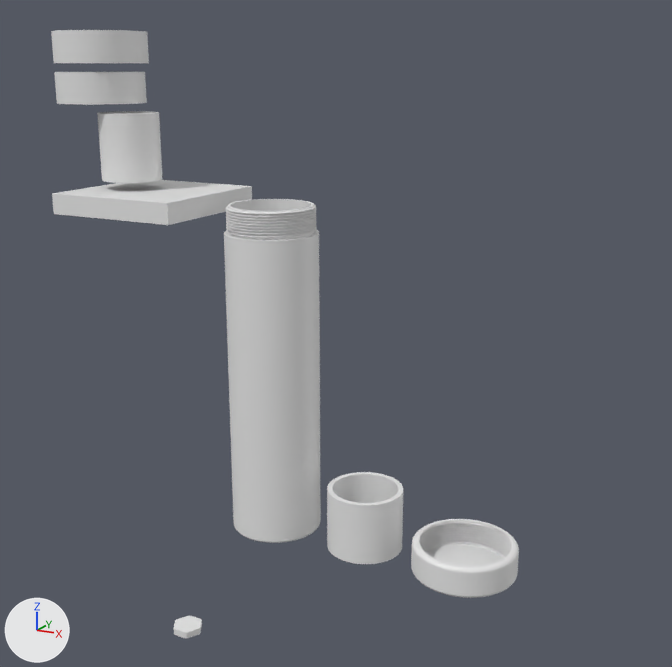
The Blender file Enclosure/ogk-v0.1-166x45x3x8.blend, before and after one commit.
Rendered twice from a 50 mm lens placed at (232.0, -372.0, 145.0), pointed at (5.0, 55.0, 6.0). Every picture has the same lights, and +X, +Y and +Z are marked at lower left.
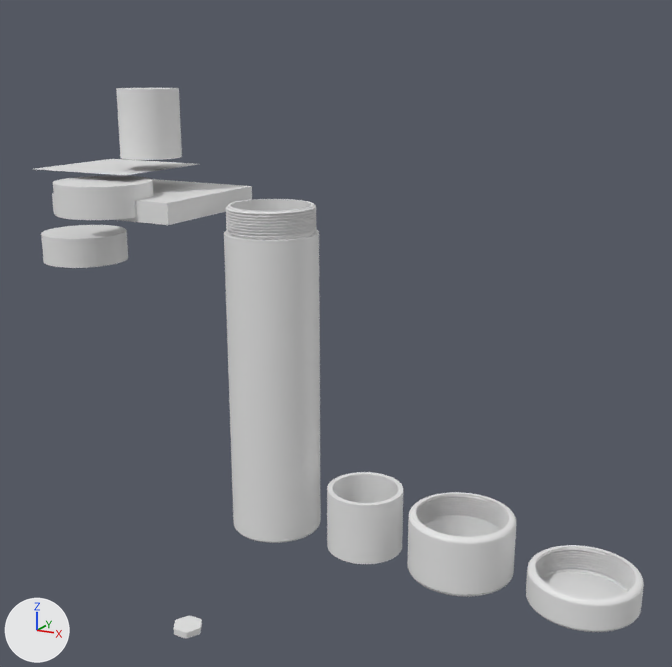
Commit message: Extended cap with 14mm

Location of each change, [x1, y1, x2, y2] in pixels of the pictures (672 x 667 px; the box of a moved part takes in the faces that stretch with it):
'Cylinder.007', reshaped, moved (32% taller)
    before: [411, 519, 519, 598]
    after: [407, 492, 516, 597]
'Cylinder.003', added
    after: [526, 545, 644, 632]
'Cylinder.009', moved
    before: [51, 30, 149, 63]
    after: [53, 176, 153, 220]
'Cylinder.002', moved
    before: [97, 111, 162, 183]
    after: [116, 88, 182, 160]
'Cylinder.008', moved
    before: [54, 72, 147, 105]
    after: [41, 225, 128, 268]
'Plane', added
    after: [35, 159, 197, 175]
part 1 of me_cylinder_005, moved or reshaped
    before: [411, 542, 519, 598]
    after: [407, 516, 516, 597]

Patch to the scene script:
```diff
--- a/Enclosure/ogk-v0.1-166x45x3x8.blend.py
+++ b/Enclosure/ogk-v0.1-166x45x3x8.blend.py
@@ me_cylinder_005 @@
 # used by ob_cylinder_007; location = (102.4, 0.0, -75.0); rotation_euler = (0.0, 3.142, 0.0), in degrees (0, 180, 0); scale = (1.12, 1.12, 1.0)
-me_cylinder_005.from_pydata(...)  # 3651 vertices, 3524 faces; spans x -22.0..22.0, y -22.0..22.0, z -7.5..7.5
+me_cylinder_005.from_pydata(...)  # 4227 vertices, 4091 faces; spans x -22.0..22.0, y -22.0..22.0, z -7.5..21.2
+# me_cylinder_005 part 1: 70 vertices moved from x -22.0..22.0, y -22.0..22.0, z 5.4..5.5 to x -22.0..22.0, y -22.0..22.0, z 5.4; 574 vertices removed from x -22.0..22.0, y -22.0..22.0, z 5.4..7.5; 1150 vertices added at x -22.0..22.0, y -22.0..22.0, z 5.4..21.2
@@ me_plane @@
+me_plane.from_pydata([(-1.0, -1.0, 0.0), (1.0, -1.0, 0.0), (-1.0, 1.0, 0.0), (1.0, 1.0, 0.0)], [], [(0, 1, 3, 2)])
@@ ob_cylinder_002 @@
 ob_cylinder_002 = bpy.data.objects.new('Cylinder.002', me_cylinder_004)
-ob_cylinder_002.location = (-82.4, 0.0, 105.9)
+ob_cylinder_002.location = (-69.4, 0.0, 117.7)
@@ ob_cylinder_007 @@
 ob_cylinder_007 = bpy.data.objects.new('Cylinder.007', me_cylinder_005)
-ob_cylinder_007.location = (102.4, 0.0, -75.0)
+ob_cylinder_007.location = (100.4, 0.0, -61.3)
 ob_cylinder_007.rotation_euler = (0.0, 3.142, 0.0)  # degrees (0, 180, 0)
@@ ob_cylinder_008 @@
 ob_cylinder_008 = bpy.data.objects.new('Cylinder.008', me_cylinder_006)
-ob_cylinder_008.location = (-98.9, 0.0, 134.4)
+ob_cylinder_008.location = (-117.3, 0.0, 52.4)
@@ ob_cylinder_009 @@
 ob_cylinder_009 = bpy.data.objects.new('Cylinder.009', me_cylinder_008)
-ob_cylinder_009.location = (-97.4, 0.0, 153.5)
+ob_cylinder_009.location = (-74.4, -30.5, 84.7)
 ob_cylinder_009.scale = (1.05, 1.05, 1.0)
@@ ob_plane @@
+ob_plane = bpy.data.objects.new('Plane', me_plane)
+ob_plane.location = (-91.3, 0.0, 95.5)
+ob_plane.scale = (30.0, 30.0, 1.0)
@@ ob_cylinder_003 @@
+ob_cylinder_003 = bpy.data.objects.new('Cylinder.003', me_cylinder_005.copy())  # the mesh of ob_cylinder_007
+ob_cylinder_003.location = (157.8, 0.0, -75.0)
+ob_cylinder_003.rotation_euler = (0.0, 3.142, 0.0)  # degrees (0, 180, 0)
+ob_cylinder_003.scale = (1.12, 1.12, 1.0)
```
